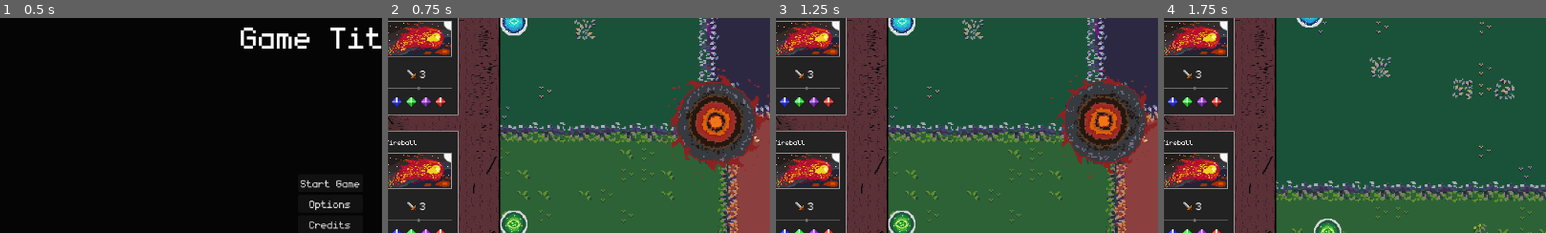
Above: before the commit, frames 1-4 (left to right).
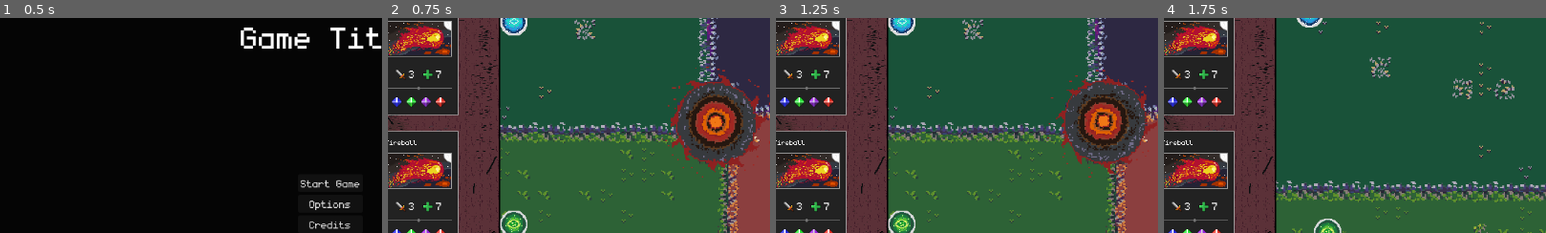
Above: after the commit, the same moments.

Repository: Juanxpeke/GD-BR2024
Game: Godot game, scene res://Core/GUI/MainMenu/main_menu.tscn
Two runs of this game, one before a commit and one after it. Both use one fixed random seed, a clock stepped at 60 frames per second and the inputs below. The engine's default icon, where the game draws it, is replaced by a stand-in: a white triangle on a blue panel in a dark square.
Inputs (mouse positions are % of the whole screen's width and height, from its top left):
- Up to frame 1 (0.5 s): no input
- Up to frame 2 (0.75 s): click "Start Game" at 0.5 s
- Up to frame 3 (1.25 s): no input
- Up to frame 4 (1.75 s): drag from (50, 50) to (77, 56) at 1.27 s
The pictures show only the part of the screen within x 7-57%, y 26-76%; the shares and areas given below are measured in that part.

Frame 1 is identical in both runs. In frame 2, 0.4% of the frame differs, in the area x 2-14%, y 24-90%; in frame 3, 0.4%; in frame 4, 0.4%.

Commit message:
Improved skills cards layout

Diff:
--- a/Core/GUI/HUD/SkillCard/skill_effect_information.tscn
+++ b/Core/GUI/HUD/SkillCard/skill_effect_information.tscn
@@ -3,6 +3,7 @@
 [ext_resource type="Script" path="res://Core/GUI/HUD/SkillCard/skill_effect_information.gd" id="1_pl0q2"]
 
 [node name="SkillEffectInformation" type="HBoxContainer"]
+theme_override_constants/separation = 4
 script = ExtResource("1_pl0q2")
 
 [node name="SkillEffectIcon" type="TextureRect" parent="."]
@@ -15,6 +16,6 @@
 
 [node name="SkillEffectValue" type="Label" parent="."]
 unique_name_in_owner = true
-custom_minimum_size = Vector2(16, 17)
+custom_minimum_size = Vector2(0, 17)
 layout_mode = 2
 theme_override_font_sizes/font_size = 24
--- a/Global/Skills/Effects/healing_effect.gd
+++ b/Global/Skills/Effects/healing_effect.gd
@@ -1,5 +1,12 @@
 class_name HealingEffect
 extends Effect
+
+# Private
+
+# Constructor
+func _init() -> void:
+	icon = load("res://Global/Skills/Effects/healing_effect_icon.png")
+
 
 # Public
 
--- a/Global/Skills/Fireball/fireball.tres
+++ b/Global/Skills/Fireball/fireball.tres
@@ -1,18 +1,23 @@
-[gd_resource type="Resource" script_class="Skill" load_steps=5 format=3 uid="uid://d30dpm2id3036"]
+[gd_resource type="Resource" script_class="Skill" load_steps=7 format=3 uid="uid://d30dpm2id3036"]
 
 [ext_resource type="Script" path="res://Global/Skills/Effects/damage_effect.gd" id="1_15ksu"]
 [ext_resource type="Script" path="res://Global/Skills/skill.gd" id="1_rvk3j"]
 [ext_resource type="Texture2D" uid="uid://chld1mwu7sbc5" path="res://Global/Skills/Fireball/fireball.png" id="2_0qtje"]
+[ext_resource type="Script" path="res://Global/Skills/Effects/healing_effect.gd" id="2_rphq2"]
 
 [sub_resource type="Resource" id="Resource_fmrvn"]
 script = ExtResource("1_15ksu")
 value = 3.0
+
+[sub_resource type="Resource" id="Resource_ef4t1"]
+script = ExtResource("2_rphq2")
+value = 7.0
 
 [resource]
 script = ExtResource("1_rvk3j")
 name = "Fireball"
 sprite = ExtResource("2_0qtje")
 description = ""
-effects = Array[Resource("res://Global/Skills/Effects/effect.gd")]([SubResource("Resource_fmrvn")])
+effects = Array[Resource("res://Global/Skills/Effects/effect.gd")]([SubResource("Resource_fmrvn"), SubResource("Resource_ef4t1")])
 manas_needed = Array[int]([1, 1, 1, 1])
 maximum_repetitions = -1
Binary file added: Global/Skills/Effects/healing_effect_icon.png
